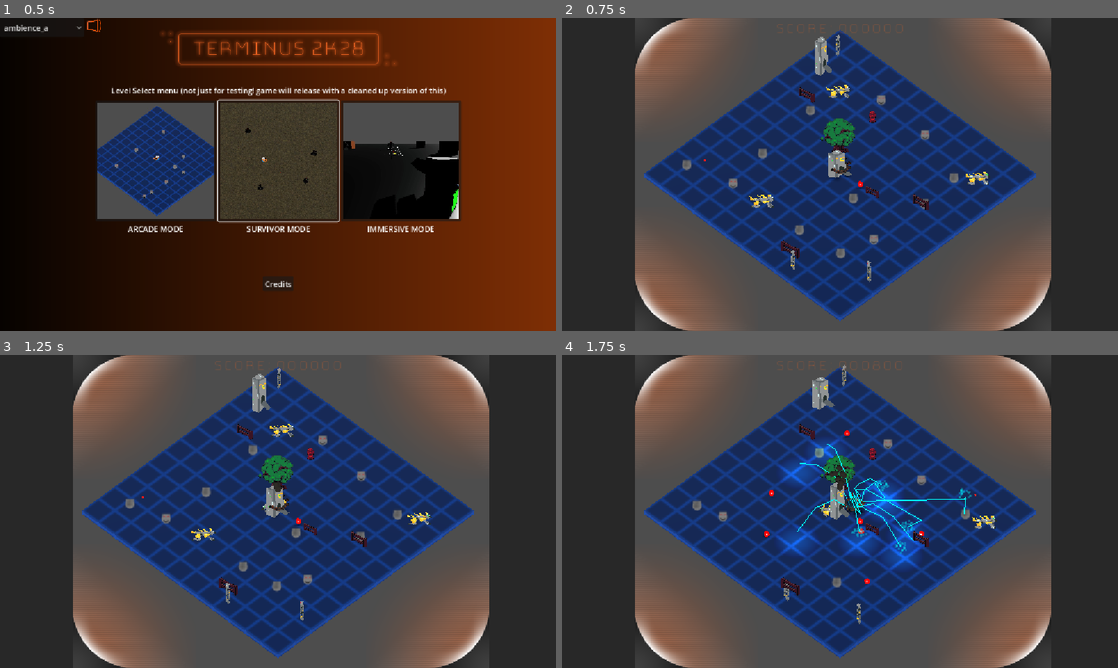
Above: before the commit, frames 1-4 (two rows, left to right).
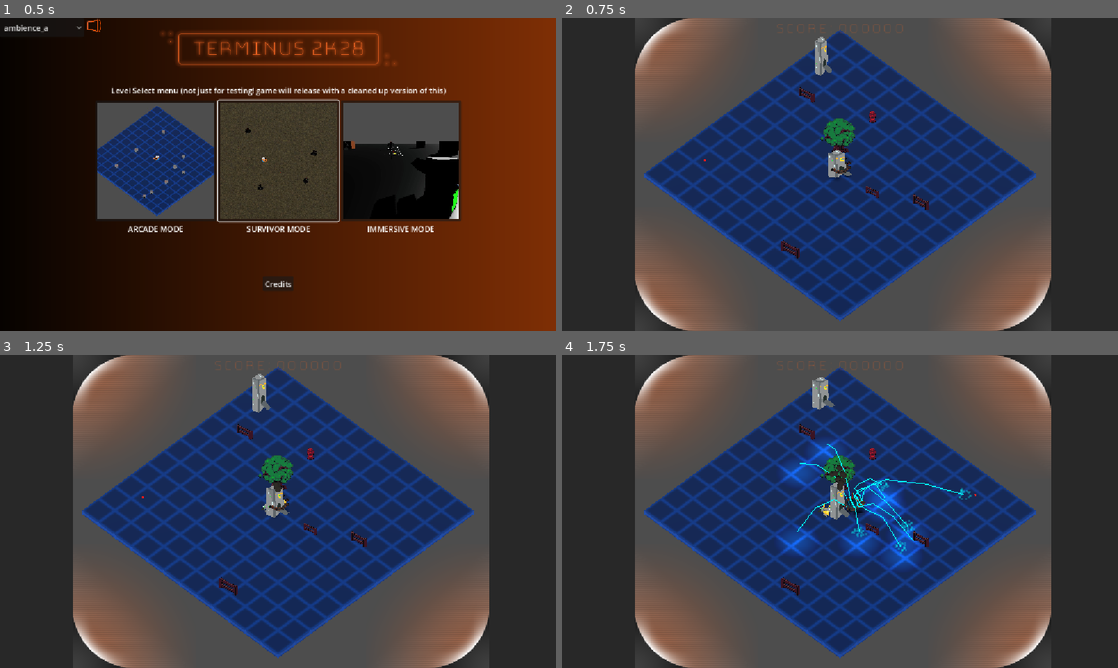
Above: after the commit, the same moments.

Repository: Gamkedo/terminus-2k28
Game: Godot game, scene res://level_menu.tscn
Two runs of this game, one before a commit and one after it. Both use one fixed random seed, a clock stepped at 60 frames per second and the inputs below.
Inputs (mouse positions are in pixels of both pictures, inside the frame that each line leads up to):
- Up to frame 1 (0.5 s): no input
- Up to frame 2 (0.75 s): click (717, 161) at 0.5 s
- Up to frame 3 (1.25 s): no input
- Up to frame 4 (1.75 s): move the mouse to (962, 495) at 1.27 s; press the mouse at (962, 495) at 1.28 s; hold D (walk_right) from 1.28 s (still down)

Frame 1 is identical in both runs. In frame 2, 1.0% of the frame differs, in the area x 21-77%, y 5-85%; in frame 3, 0.9%; in frame 4, 0.9%.

Commit message:
Level Manager - Spawning
Completed spawning feature

Diff:
--- a/Scenes - Levels/areaArcade.tscn
+++ b/Scenes - Levels/areaArcade.tscn
@@ -6,21 +6,18 @@
 [ext_resource type="PackedScene" uid="uid://eewdly8oh15j" path="res://Scenes - Objects/player.tscn" id="2_hwtxp"]
 [ext_resource type="Script" uid="uid://emf33hlypehq" path="res://Scripts/gameplay/level_manager/wave.gd" id="2_m4my6"]
 [ext_resource type="Script" uid="uid://dnditqbrgbcer" path="res://Scripts/gameplay/level_manager/enemy_batch.gd" id="3_oe8km"]
-[ext_resource type="PackedScene" uid="uid://mkhovd4r8qf5" path="res://Scenes - Objects/enemy_billboard_demo.tscn" id="3_xxns5"]
-[ext_resource type="PackedScene" uid="uid://dukkyn1bd7srm" path="res://Scenes - Objects/enemy_robodog.tscn" id="4_uuonq"]
-[ext_resource type="PackedScene" uid="uid://b67ej3la4722g" path="res://Scenes - Objects/pickup_health.tscn" id="5_sx3om"]
 [ext_resource type="Script" uid="uid://dvre2ude7y1fr" path="res://Scripts/gameplay/player/aim_component.gd" id="7_tefx3"]
 [ext_resource type="PackedScene" uid="uid://0wcd0e4ft353" path="res://Scenes - UI/screen_bezel_corners.tscn" id="8_b4wml"]
 [ext_resource type="PackedScene" uid="uid://b5v6q4hcakfxg" path="res://Scenes - UI/scoreGUI.tscn" id="9_pbum0"]
 [ext_resource type="Script" uid="uid://dkrh1yggfk8bq" path="res://Scripts/gameplay/world/scenery_placer.gd" id="10_tfrqe"]
 [ext_resource type="Script" uid="uid://cjj7dll5q50w3" path="res://Scripts/gameplay/world/scenery_item.gd" id="11_lsjr8"]
-[ext_resource type="PackedScene" uid="uid://kdjmi5d2hdrt" path="res://Scenes - Objects/enemy_android.tscn" id="11_wcdhk"]
 [ext_resource type="Resource" uid="uid://c1km63wfjpju5" path="res://Scenes - Objects/Scenery/scenery_fence.tres" id="12_4516c"]
 [ext_resource type="Resource" uid="uid://b66cy048xvqd0" path="res://Scenes - Objects/Scenery/scenery_tree.tres" id="13_6qiox"]
 [ext_resource type="PackedScene" uid="uid://dpc1jighs0jjk" path="res://Scenes - Objects/Scenery/_scenery_item_generic.tscn" id="13_4516c"]
 [ext_resource type="Resource" uid="uid://dxsnd76rlre5n" path="res://Scenes - Objects/Scenery/scenery_dogelisk.tres" id="14_8mmtw"]
 [ext_resource type="PackedScene" uid="uid://bsqax7a47vrc6" path="res://Scenes - UI/game_over.tscn" id="14_c6wyi"]
 [ext_resource type="Resource" uid="uid://be7qcr1cgllpq" path="res://Scenes - Objects/Scenery/scenery_hydrant.tres" id="14_r1qmg"]
+[ext_resource type="Script" uid="uid://c7pgxg3avlvxo" path="res://Scripts/gameplay/level_manager/enemy_spawner.gd" id="22_l37s2"]
 
 [sub_resource type="Resource" id="Resource_oe8km"]
 script = ExtResource("3_oe8km")
@@ -76,8 +73,9 @@
 
 [sub_resource type="WorldBoundaryShape3D" id="WorldBoundaryShape3D_seirn"]
 
-[node name="Node3D" type="Node3D" unique_id=881090372]
+[node name="Node3D" type="Node3D" unique_id=881090372 node_paths=PackedStringArray("enemy_spawner")]
 script = ExtResource("1_8mmtw")
+enemy_spawner = NodePath("EnemySpawner")
 waves = Array[ExtResource("2_m4my6")]([SubResource("Resource_w32vy"), SubResource("Resource_oksh5")])
 
 [node name="Environment" type="Node3D" parent="." unique_id=1062489120]
@@ -110,71 +108,6 @@
 script = ExtResource("7_tefx3")
 metadata/_custom_type_script = "uid://dvre2ude7y1fr"
 
-[node name="Starter Enemies" type="Node3D" parent="." unique_id=849493121]
-
-[node name="EnemyBillboardDemo" parent="Starter Enemies" unique_id=533656628 instance=ExtResource("3_xxns5")]
-transform = Transform3D(1, 0, 0, 0, 1, 0, 0, 0, 1, 6.403198, 9.536743e-07, 3.4864492)
-
-[node name="EnemyBillboardDemo2" parent="Starter Enemies" unique_id=1143168955 instance=ExtResource("3_xxns5")]
-transform = Transform3D(1, 0, 0, 0, 1, 0, 0, 0, 1, -12.440838, 9.536743e-07, 6.9587107)
-
-[node name="EnemyBillboardDemo3" parent="Starter Enemies" unique_id=2033633055 instance=ExtResource("3_xxns5")]
-transform = Transform3D(1, 0, 0, 0, 1, 0, 0, 0, 1, 4.9172745, -9.536743e-07, 15.301399)
-
-[node name="EnemyBillboardDemo4" parent="Starter Enemies" unique_id=1289752100 instance=ExtResource("3_xxns5")]
-transform = Transform3D(1, 0, 0, 0, 1, 0, 0, 0, 1, 15.211811, -2.861023e-06, -12.294487)
-
-[node name="EnemyBillboardDemo5" parent="Starter Enemies" unique_id=1598419433 instance=ExtResource("3_xxns5")]
-transform = Transform3D(1, 0, 0, 0, 1, 0, 0, 0, 1, -6.8806324, -2.861023e-06, -16.729614)
-
-[node name="EnemyBillboardDemo6" parent="Starter Enemies" unique_id=1985142365 instance=ExtResource("3_xxns5")]
-transform = Transform3D(1, 0, 0, 0, 1, 0, 0, 0, 1, 15.815983, -2.861023e-06, 7.180624)
-
-[node name="EnemyBillboardDemo7" parent="Starter Enemies" unique_id=965458322 instance=ExtResource("3_xxns5")]
-transform = Transform3D(1, 0, 0, 0, 1, 0, 0, 0, 1, -10.458179, -2.861023e-06, 15.320854)
-
-[node name="EnemyBillboardDemo8" parent="Starter Enemies" unique_id=1112081925 instance=ExtResource("3_xxns5")]
-transform = Transform3D(1, 0, 0, 0, 1, 0, 0, 0, 1, -13.814526, -2.861023e-06, -6.218025)
-
-[node name="EnemyBillboardDemo9" parent="Starter Enemies" unique_id=1636435018 instance=ExtResource("3_xxns5")]
-transform = Transform3D(1, 0, 0, 0, 1, 0, 0, 0, 1, 4.494129, -2.861023e-06, -16.484482)
-
-[node name="EnemyBillboardDemo10" parent="Starter Enemies" unique_id=832234094 instance=ExtResource("3_xxns5")]
-transform = Transform3D(1, 0, 0, 0, 1, 0, 0, 0, 1, 16.33947, -2.861023e-06, -4.486294)
-
-[node name="EnemyBillboardDemo11" parent="Starter Enemies" unique_id=1846461039 instance=ExtResource("3_xxns5")]
-transform = Transform3D(1, 0, 0, 0, 1, 0, 0, 0, 1, 14.358456, -2.861023e-06, 14.029776)
-
-[node name="EnemyBillboardDemo12" parent="Starter Enemies" unique_id=2083695233 instance=ExtResource("3_xxns5")]
-transform = Transform3D(1, 0, 0, 0, 1, 0, 0, 0, 1, -19.896255, -2.861023e-06, 18.104025)
-
-[node name="EnemyRobodog" parent="Starter Enemies" unique_id=163751198 instance=ExtResource("4_uuonq")]
-transform = Transform3D(1, 0, 0, 0, 1, 0, 0, 0, 1, -4.0183992, 0, 15.518707)
-drop = ExtResource("5_sx3om")
-drop_chance = 1.0
-
-[node name="EnemyRobodog2" parent="Starter Enemies" unique_id=88952948 instance=ExtResource("4_uuonq")]
-transform = Transform3D(1, 0, 0, 0, 1, 0, 0, 0, 1, -13.206879, 0, -12.3601)
-drop = ExtResource("5_sx3om")
-drop_chance = 1.0
-
-[node name="EnemyRobodog3" parent="Starter Enemies" unique_id=1762379844 instance=ExtResource("4_uuonq")]
-transform = Transform3D(1, 0, 0, 0, 1, 0, 0, 0, 1, 18.244577, 0, -15.10133)
-drop = ExtResource("5_sx3om")
-drop_chance = 1.0
-
-[node name="PickupHealth" parent="Starter Enemies" unique_id=1926490678 instance=ExtResource("5_sx3om")]
-transform = Transform3D(1, 0, 0, 0, 1, 0, 0, 0, 1, 5, 1.1, 0)
-
-[node name="EnemyAndroid" parent="Starter Enemies" unique_id=271898624 instance=ExtResource("11_wcdhk")]
-transform = Transform3D(1, 0, 0, 0, 1, 0, 0, 0, 1, -20.573853, 0, -19.993511)
-
-[node name="EnemyAndroid2" parent="Starter Enemies" unique_id=1846597851 instance=ExtResource("11_wcdhk")]
-transform = Transform3D(1, 0, 0, 0, 1, 0, 0, 0, 1, 20.82053, 0, 13.488117)
-
-[node name="EnemyAndroid3" parent="Starter Enemies" unique_id=257639808 instance=ExtResource("11_wcdhk")]
-transform = Transform3D(1, 0, 0, 0, 1, 0, 0, 0, 1, 9.868708, 0, 21.205856)
-
 [node name="ScreenBezelCorners" parent="." unique_id=121658769 instance=ExtResource("8_b4wml")]
 
 [node name="ScoreGUI" parent="." unique_id=924242711 instance=ExtResource("9_pbum0")]
@@ -188,4 +121,7 @@
 border_size = 0.0
 
 [node name="GameOverScreen" parent="." unique_id=397520369 instance=ExtResource("14_c6wyi")]
-visible = false
+
+[node name="EnemySpawner" type="Node" parent="." unique_id=1658049301 node_paths=PackedStringArray("player")]
+script = ExtResource("22_l37s2")
+player = NodePath("../Player")
--- /dev/null
+++ b/Scripts/gameplay/level_manager/enemy_spawner.gd
@@ -0,0 +1,28 @@
+extends Node
+
+@export var player : Node3D
+
+var enemy_scene_paths: Dictionary = {
+	"ROBODOG": "res://Scenes - Objects/enemy_robodog.tscn",
+	"DOGELISK": "res://Scenes - Objects/enemy_dogelisk.tscn",
+	"ANDRIOD": "res://Scenes - Objects/enemy_android.tscn",
+	"TURRET": "res://Scenes - Objects/enemy_stationary_turret.tscn",
+	"ROOMBYE": "res://Scenes - Objects/enemy_roombye.tscn",
+	"FLOATING_HEAD": "res://Scenes - Objects/enemy_model_demo.tscn",
+	}
+
+func spawn(enemy, spawn_amount) -> void:
+	GameLogger.debug("Spawning %s %s" % [spawn_amount, enemy])
+	for amount in spawn_amount:
+		var resource = load(enemy_scene_paths[enemy])
+		var instance = resource.instantiate()
+		instance.position = _get_random_spawn_vector()
+		add_child(instance)
+
+
+func _get_random_spawn_vector() -> Vector3:
+	var random_angle = randf_range(0, 2 * PI)
+	var direction = Vector3(cos(random_angle), 0.0, sin(random_angle))
+	var distance = randf_range(10, 25)
+	var spawn_vector = player.global_position + (direction * distance)
+	return spawn_vector
--- a/Scripts/gameplay/level_manager/wave_manager.gd
+++ b/Scripts/gameplay/level_manager/wave_manager.gd
@@ -9,6 +9,7 @@
 var round_number : int = 0
 var round_timer : Timer
 
+@export var enemy_spawner : Node
 @export var waves : Array[Wave]
 
 
@@ -39,11 +40,7 @@
 		await get_tree().create_timer(round_wave.spawn_interval).timeout
 		var enemy = GameGlobal.EnemyTypes.keys()[batch.enemy_type]
 		var spawn_amount = batch.spawn_amount
-		_spawn_enemy(enemy, spawn_amount)
-
-
-func _spawn_enemy(enemy, spawn_amount) -> void:
-	GameLogger.debug("Spawning %s %s" % [spawn_amount, enemy])
+		enemy_spawner.spawn(enemy, spawn_amount)
 
 
 func _on_round_timer_timout() -> void:
Not shown, added: Scripts/gameplay/level_manager/enemy_spawner.gd.uid
